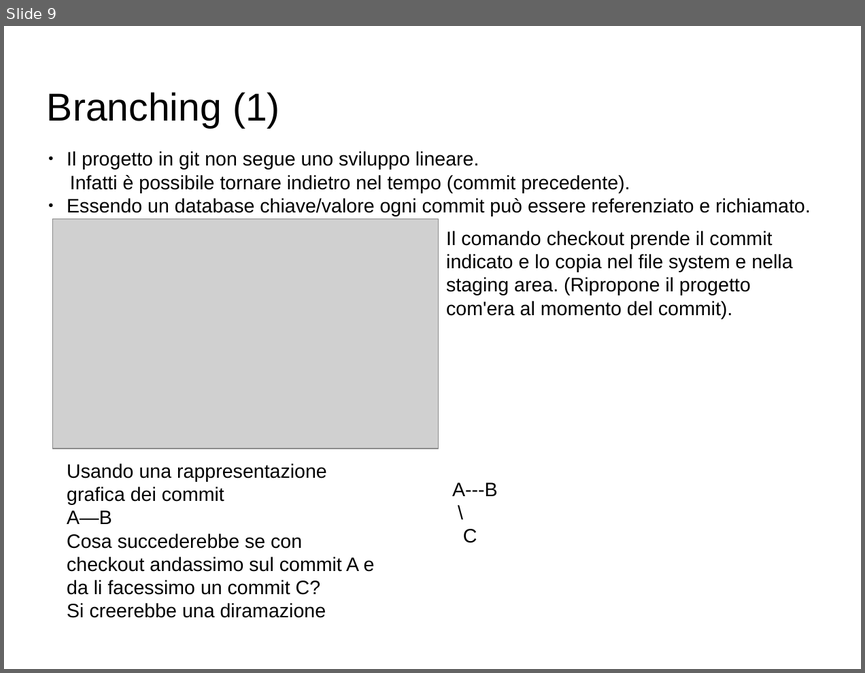
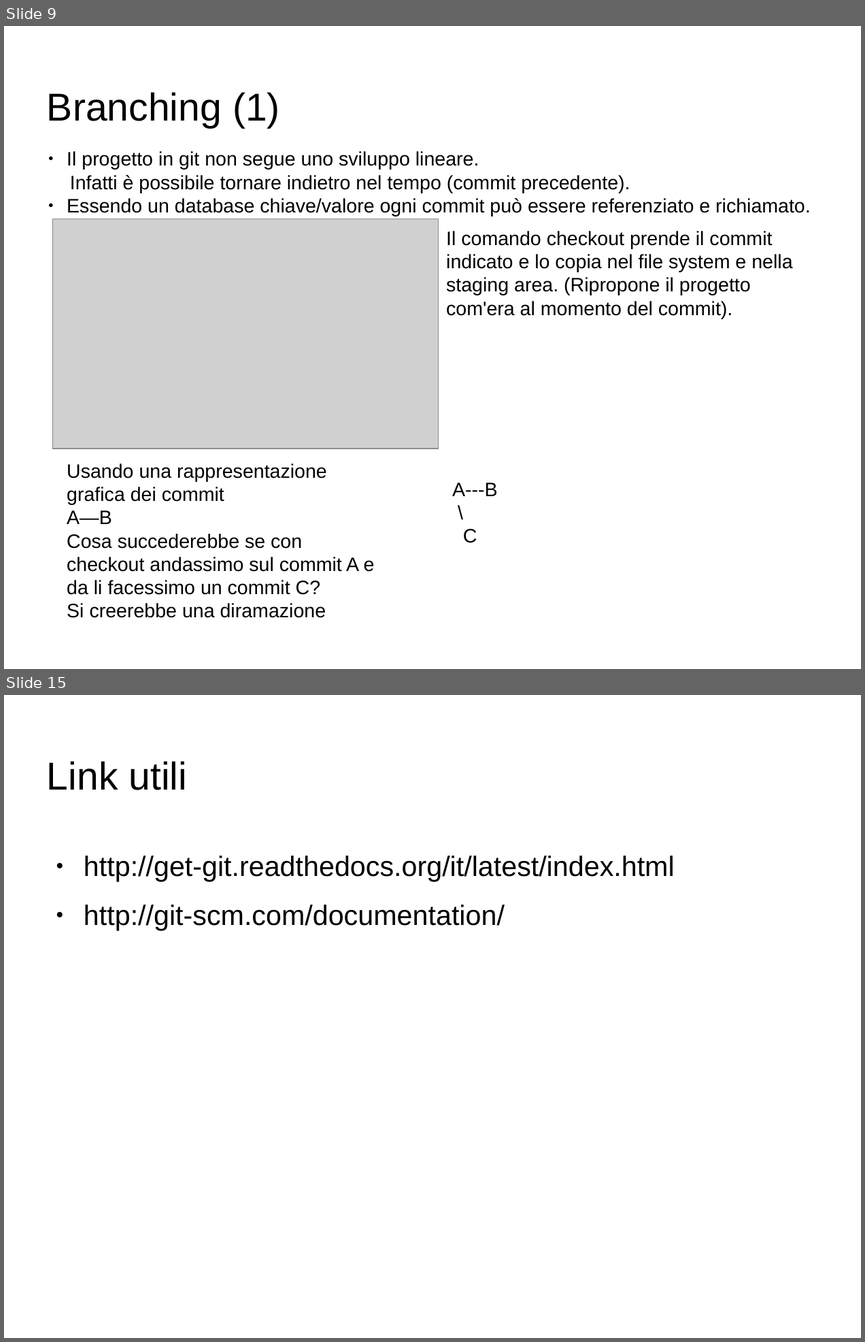
Before and after one commit to GioeleCicchini/Git-Presentation, a slide deck: presentazione git.odp. Shown one above the other, each under a label of ours: slide 9 before the commit, slides 9 and 15 after it; the slides between them are not shown. The pictures are 865x673 and 865x1342 pixels, drawn with LibreOffice and Linux fonts; fonts in the diff are those of the drawing; grey boxes stand for pictures; background and template pictures are left out. Boxes give left, top, right and bottom in pixels: in the first picture for what was removed or moved away, otherwise in the second. Text is boxed around its words. In the diff, an @@ line names an element or a change of style, - is before the commit and + after.

```diff
--- a/presentazione git.odp
+++ b/presentazione git.odp
@@ slide 15 added at bbox=[4, 695, 861, 1338], background picture (left out) @@
@@ title added at bbox=[47, 761, 188, 790], 36 pt, text #000000 @@
+Link utili
@@ text added at bbox=[84, 855, 674, 930], 26 pt, text #000000 @@
+● http://get-git.readthedocs.org/it/latest/index.html
+● http://git-scm.com/documentation/
```
Also in this commit, not shown: 6 slides changed, 3 other files.
